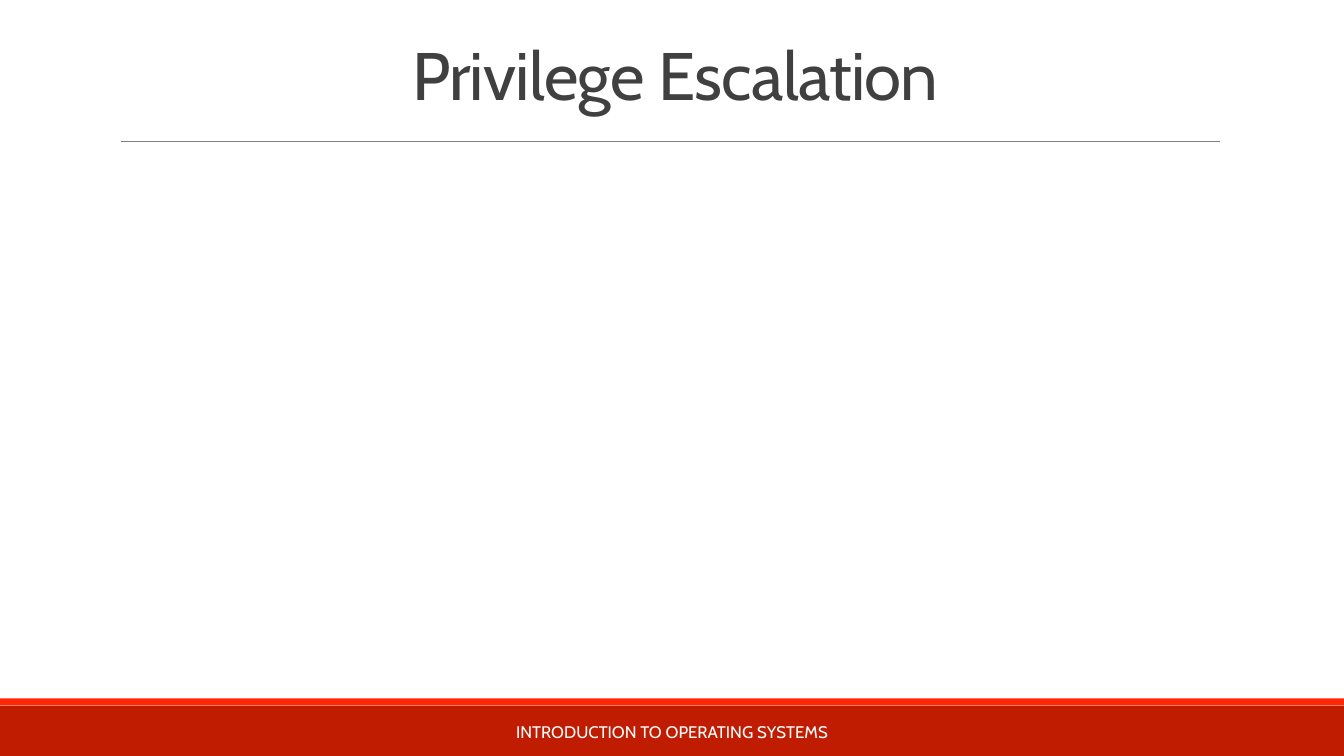
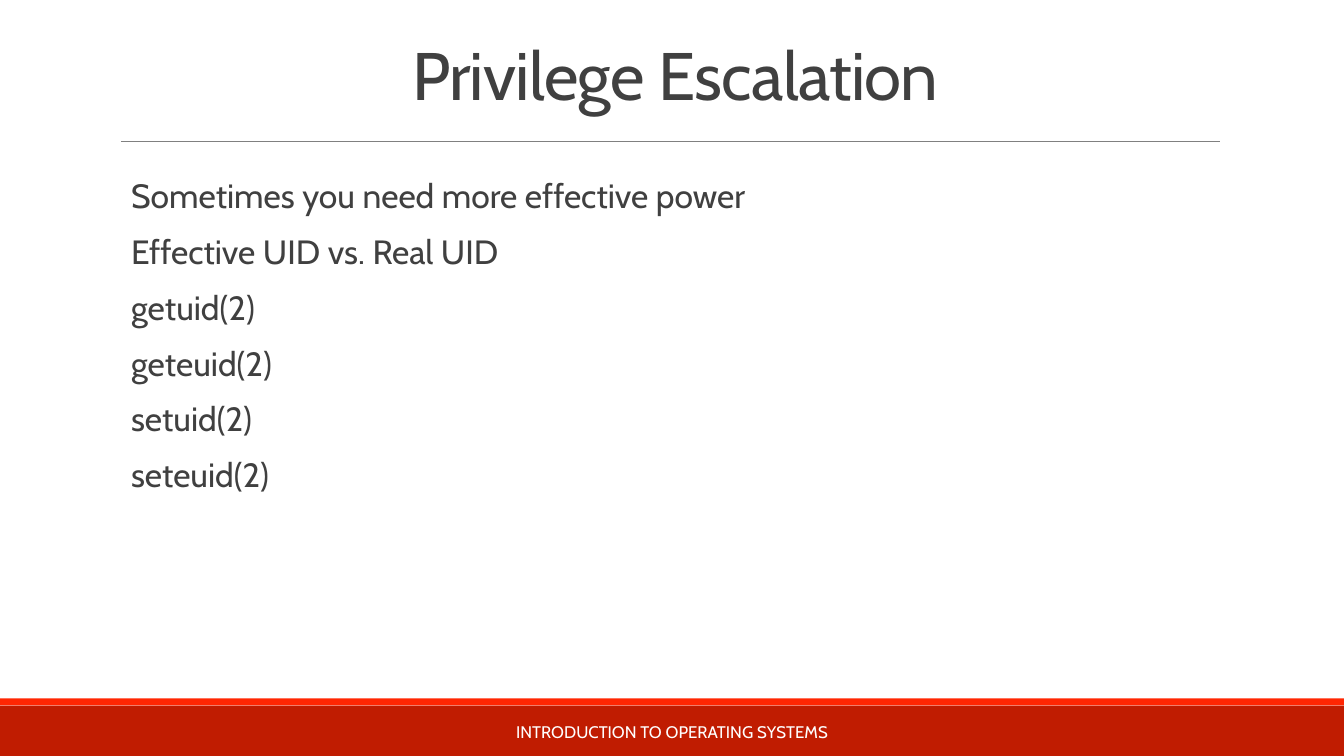
Before and after one commit to teachbsd/course, a slide deck: slide 25 of undergraduate/lectures/security.pptx. Drawn at 1344x756 pixels with LibreOffice and Linux fonts; fonts in the diff are those of the drawing; background and template pictures are left out. Boxes give left, top, right and bottom in pixels: in the first picture for what was removed or moved away, otherwise in the second. Text is boxed around its words. In the diff, an @@ line names an element or a change of style, - is before the commit and + after.

```diff
--- a/undergraduate/lectures/security.pptx
+++ b/undergraduate/lectures/security.pptx
@@ text added at box(131, 183, 745, 492), 24 pt, text #404040 @@
+  Sometimes you need more effective power
+  Effective UID vs. Real UID
+  getuid(2)
+  geteuid(2)
+  setuid(2)
+  seteuid(2)
```
Also in this commit, not shown: 2 slides added.
